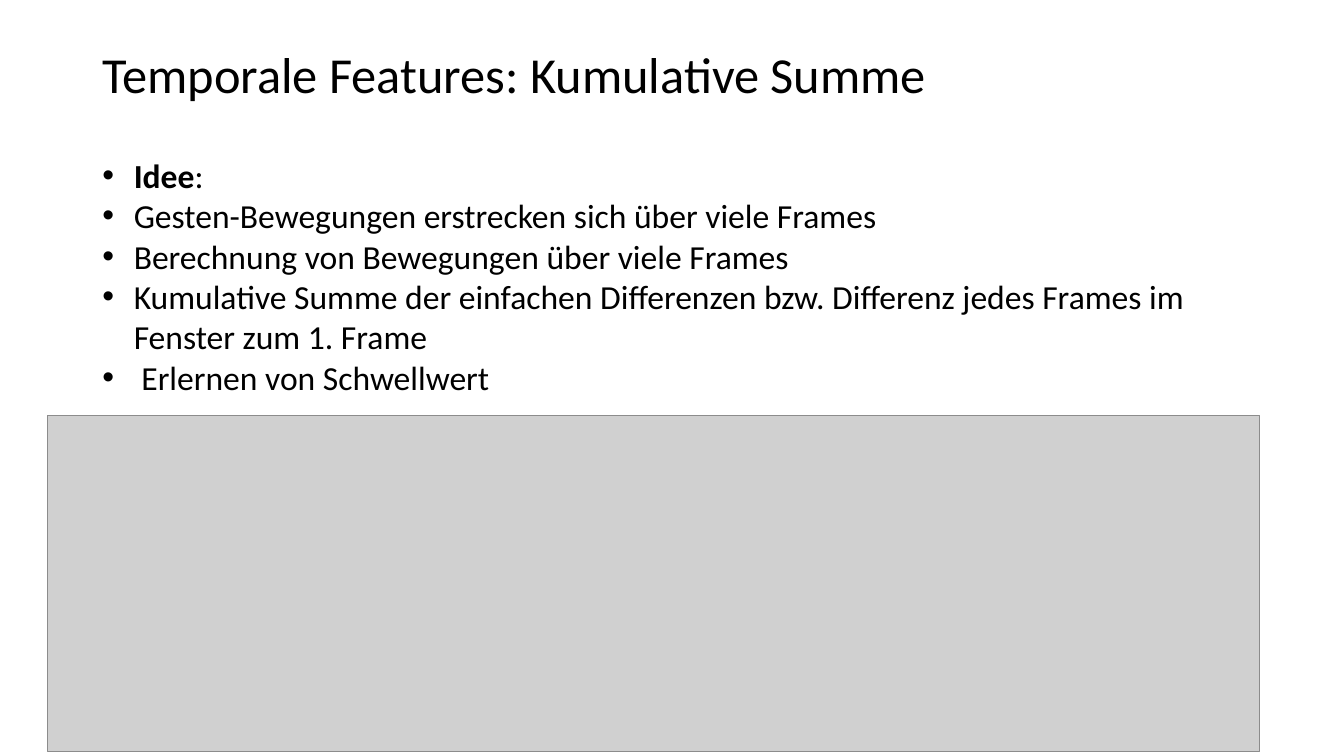
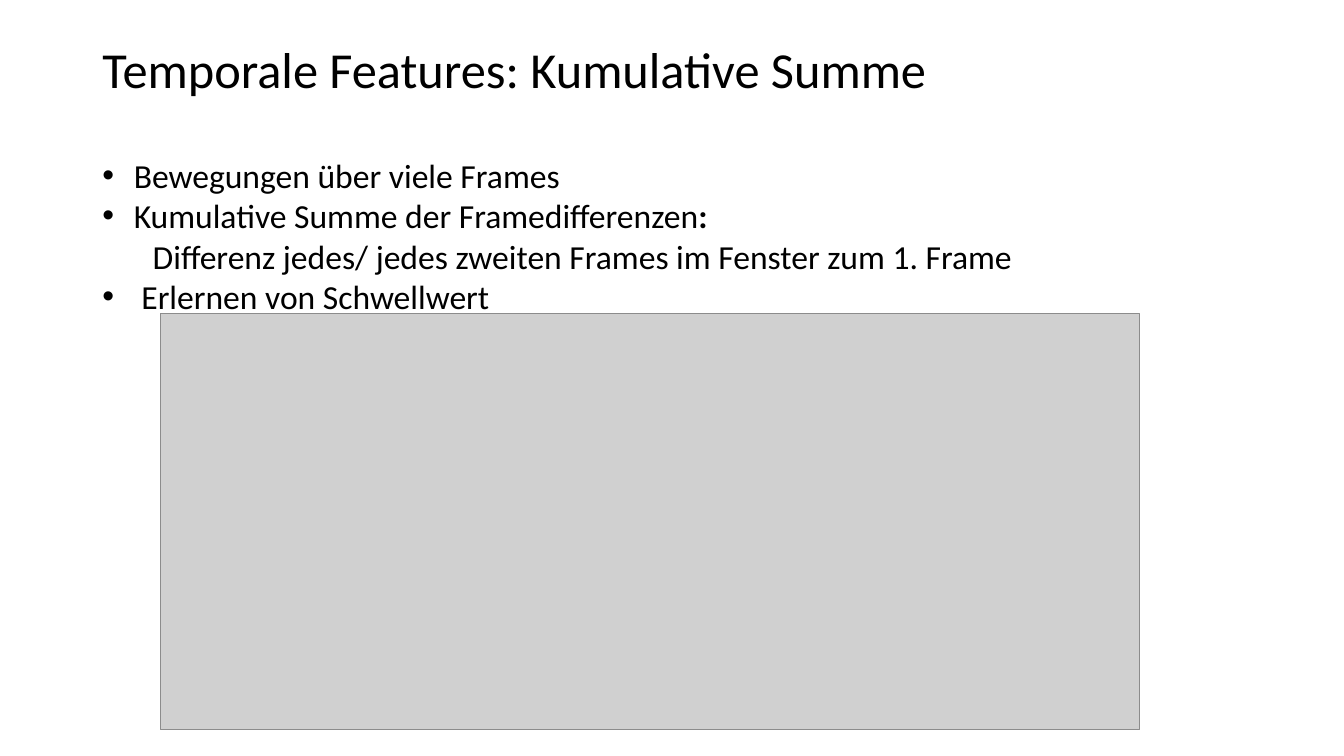
Before and after one commit to maxlevv/Gesture-Detection, a slide deck: slide 4 of presentation_final_project.pptx (slide 7 before the commit). Drawn at 1344x756 pixels with LibreOffice and Linux fonts; fonts in the diff are those of the drawing; grey boxes stand for pictures. Boxes give left, top, right and bottom in pixels: in the first picture for what was removed or moved away, otherwise in the second. Text is boxed around its words. In the diff, an @@ line names an element or a change of style, - is before the commit and + after.

```diff
--- a/presentation_final_project.pptx
+++ b/presentation_final_project.pptx
@@ text "Temporale Features: Kumulative Summe" moved from (x1=102, y1=58, x2=926, y2=101) to (x1=102, y1=53, x2=926, y2=96) @@
@@ text at (x1=134, y1=164, x2=1012, y2=275): text changed @@
-• Idee:
-• Gesten-Bewegungen erstrecken sich über viele Frames
-• Berechnung von Bewegungen über viele Frames
-• Kumulative Summe der einfachen Differenzen bzw. Differenz jedes Frames im Fenster zum 1. Frame
+• Bewegungen über viele Frames
+• Kumulative Summe der Framedifferenzen:
+  Differenz jedes/ jedes zweiten Frames im Fenster zum 1. Frame
@@ picture resized from (x1=47, y1=415, x2=1260, y2=752) to (x1=160, y1=314, x2=1140, y2=730) @@
```
Also in this commit, not shown: 9 other slides changed, 5 slides added, 9 slides removed.
